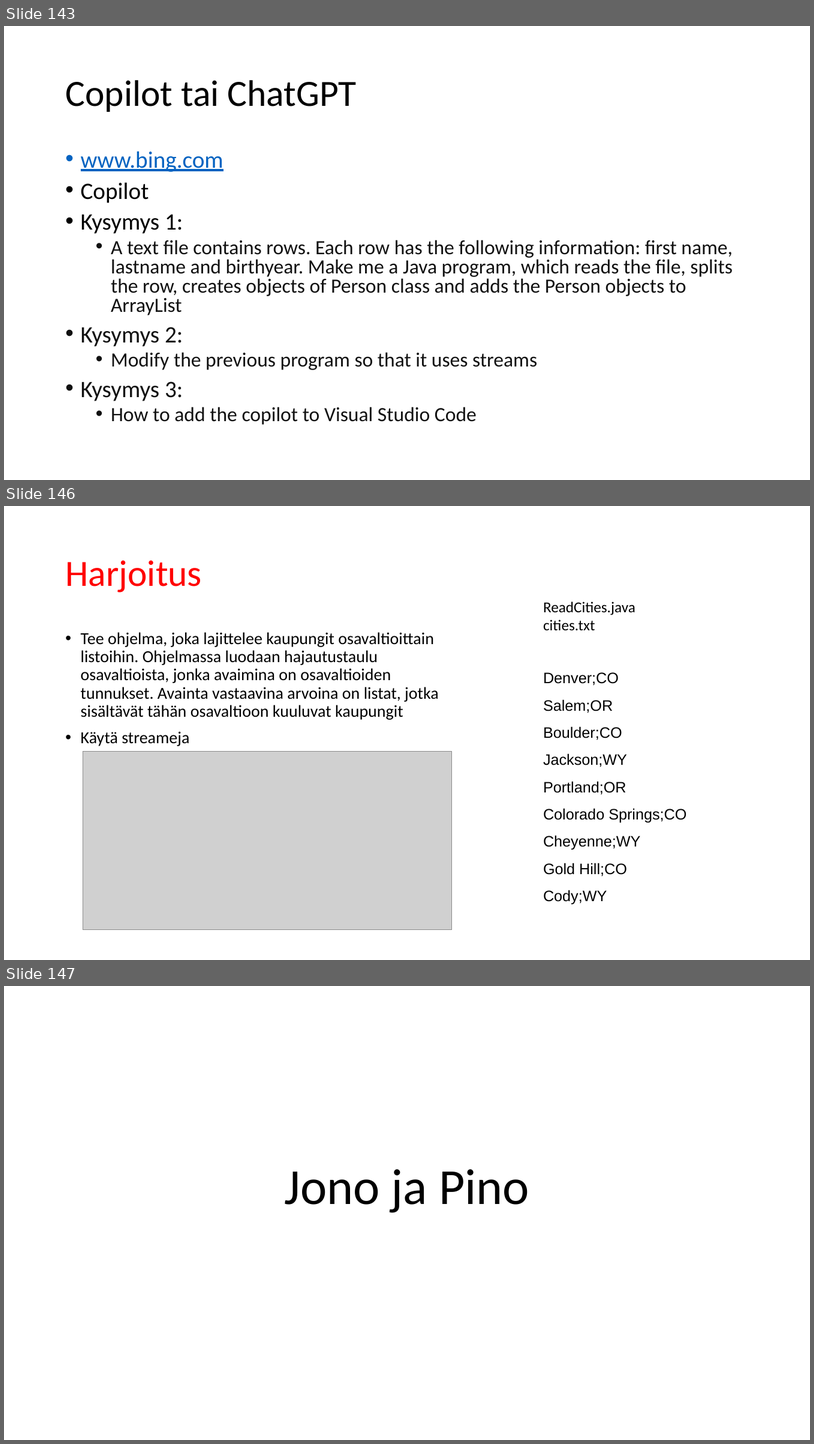
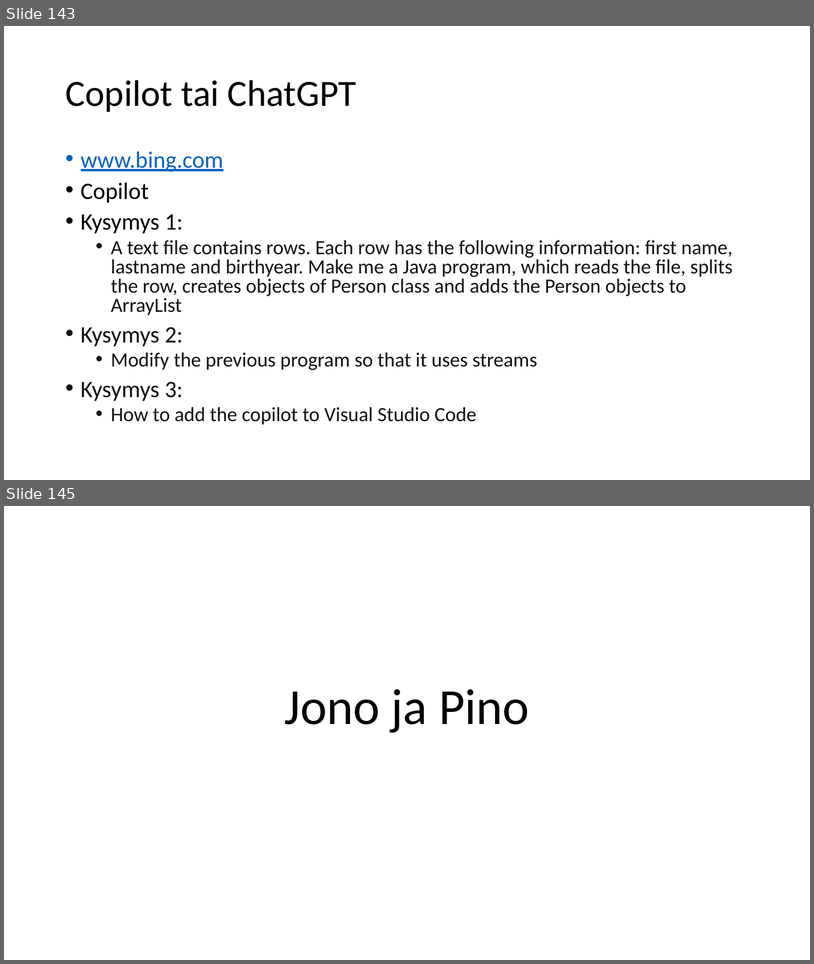
Before and after one commit to lpemake/TrakTite24, a slide deck: Tietorakenteet ja algoritmit 2025.pptx. Shown one above the other, each under a label of ours: slides 143, 146 and 147 before the commit, slides 143 and 145 after it; the slides between them are not shown. The pictures are 814x1444 and 814x964 pixels, drawn with LibreOffice and Linux fonts; fonts in the diff are those of the drawing; grey boxes stand for pictures. Boxes give left, top, right and bottom in pixels: in the first picture for what was removed or moved away, otherwise in the second. Text is boxed around its words. In the diff, an @@ line names an element or a change of style, - is before the commit and + after.

```diff
--- a/Tietorakenteet ja algoritmit 2025.pptx
+++ b/Tietorakenteet ja algoritmit 2025.pptx
@@ slide 146 removed at (4, 506, 810, 960), background #FFFFFF @@
@@ title removed at (65, 560, 202, 592) @@
-Harjoitus
@@ text removed at (543, 601, 636, 631) @@
-ReadCities.java
-cities.txt
@@ text removed at (81, 632, 439, 746) @@
-• Tee ohjelma, joka lajittelee kaupungit osavaltioittain listoihin. Ohjelmassa luodaan hajautustaulu osavaltioista, jonka avaimina on osavaltioiden tunnukset. Avainta vastaavina arvoina on listat, jotka sisältävät tähän osavaltioon kuuluvat kaupungit
-• Käytä streameja
@@ text removed at (543, 672, 687, 904) @@
-Denver;CO
-Salem;OR
-Boulder;CO
-Jackson;WY
-Portland;OR
-Colorado Springs;CO
-Cheyenne;WY
-Gold Hill;CO
-Cody;WY
@@ picture removed at (83, 751, 452, 930) @@
@@ what was slide 147 is now slide 145 @@
```
Also in this commit, not shown: 1 slide changed, 1 other slide removed, 2 other files.
